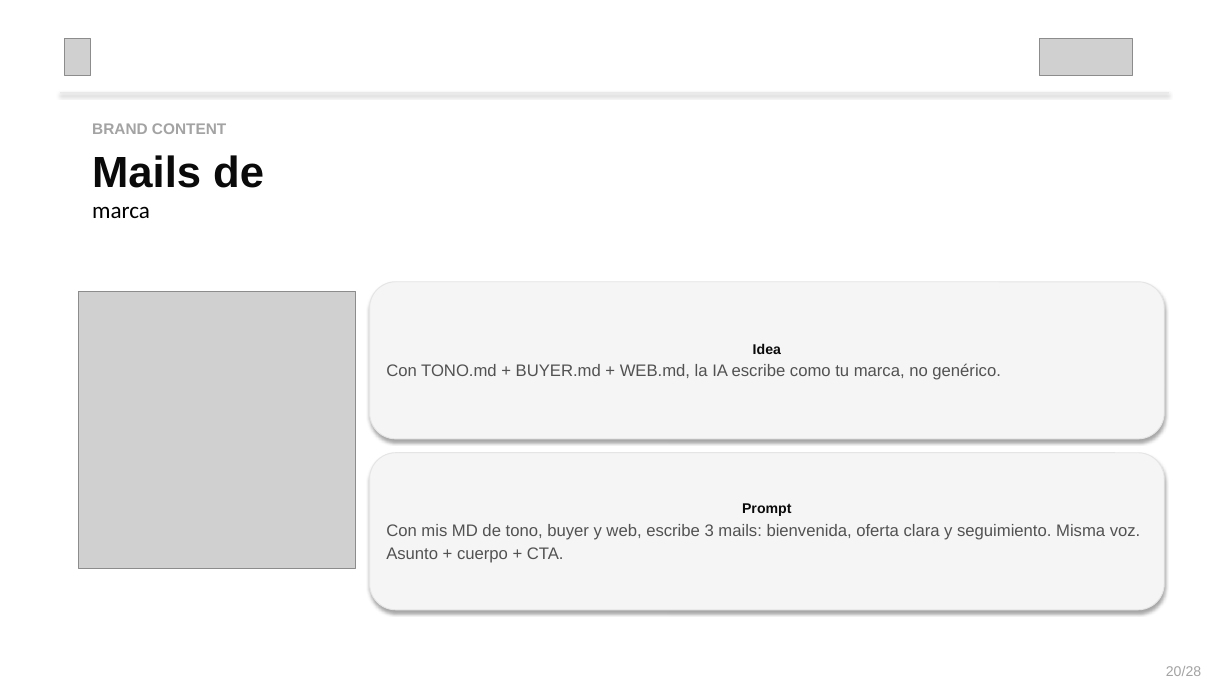
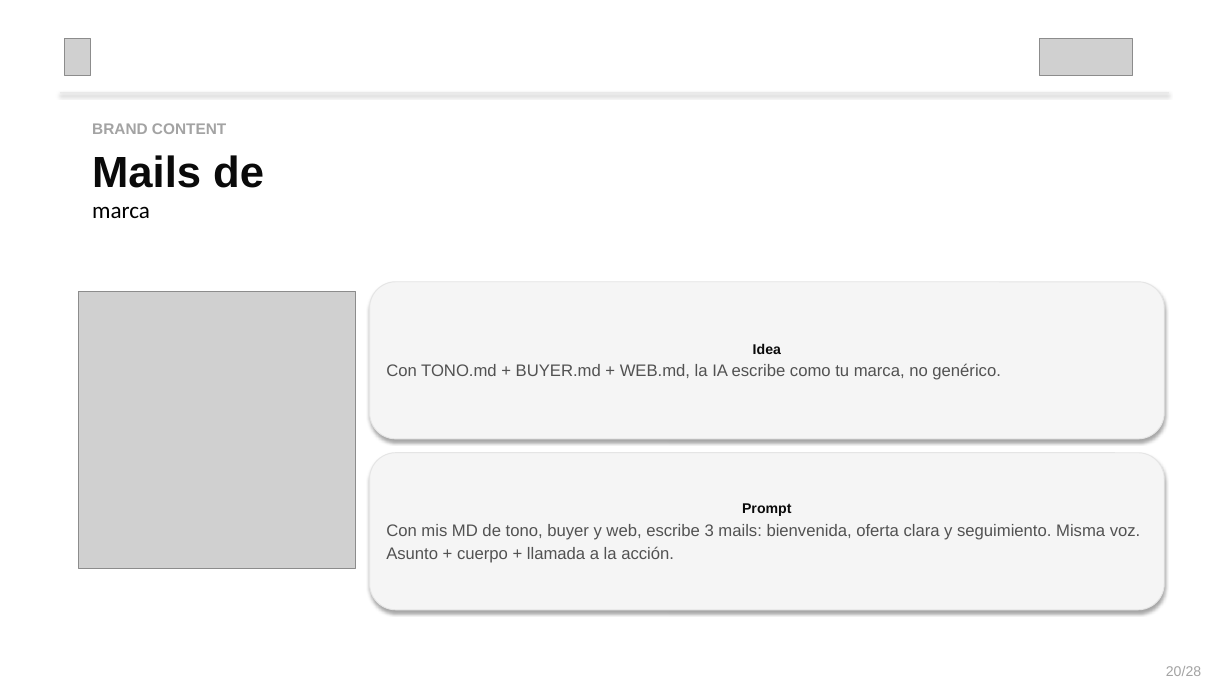
Before and after one commit to ruralhackers/presentations, a slide deck: slide 20 of curso-web-aje-ourense/taller-web-aje-ourense.pptx. Drawn at 1232x693 pixels with LibreOffice and Linux fonts; fonts in the diff are those of the drawing; grey boxes stand for pictures. Boxes give left, top, right and bottom in pixels: in the first picture for what was removed or moved away, otherwise in the second. Text is boxed around its words. In the diff, an @@ line names an element or a change of style, - is before the commit and + after.

```diff
--- a/curso-web-aje-ourense/taller-web-aje-ourense.pptx
+++ b/curso-web-aje-ourense/taller-web-aje-ourense.pptx
@@ text in rounded rectangle at (386,524,1141,563): text changed @@
-Con mis MD de tono, buyer y web, escribe 3 mails: bienvenida, oferta clara y seguimiento. Misma voz. Asunto + cuerpo + CTA.
+Con mis MD de tono, buyer y web, escribe 3 mails: bienvenida, oferta clara y seguimiento. Misma voz. Asunto + cuerpo + llamada a la acción.
```
Also in this commit, not shown: 1 other slide changed, 1 other file.
